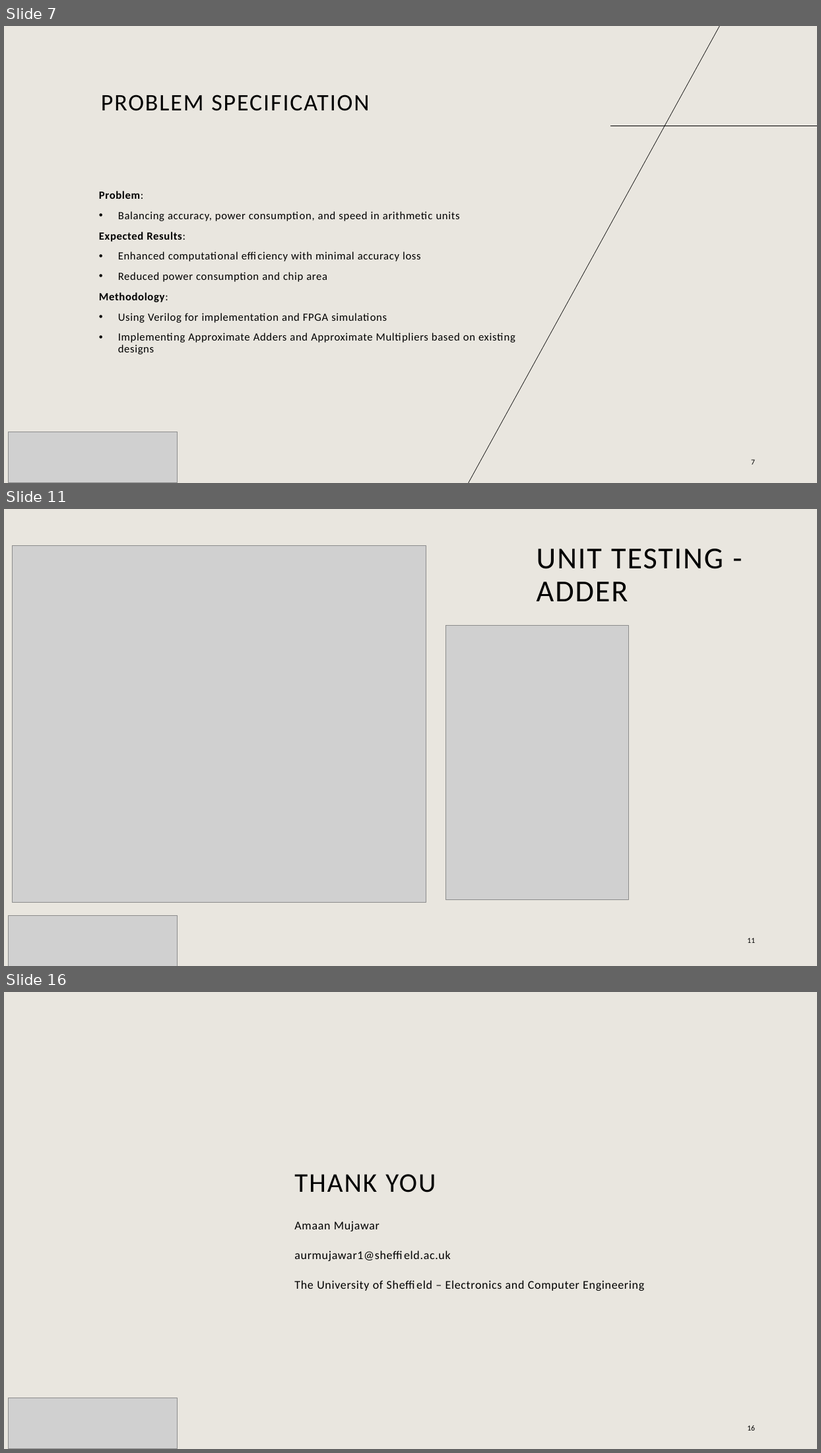
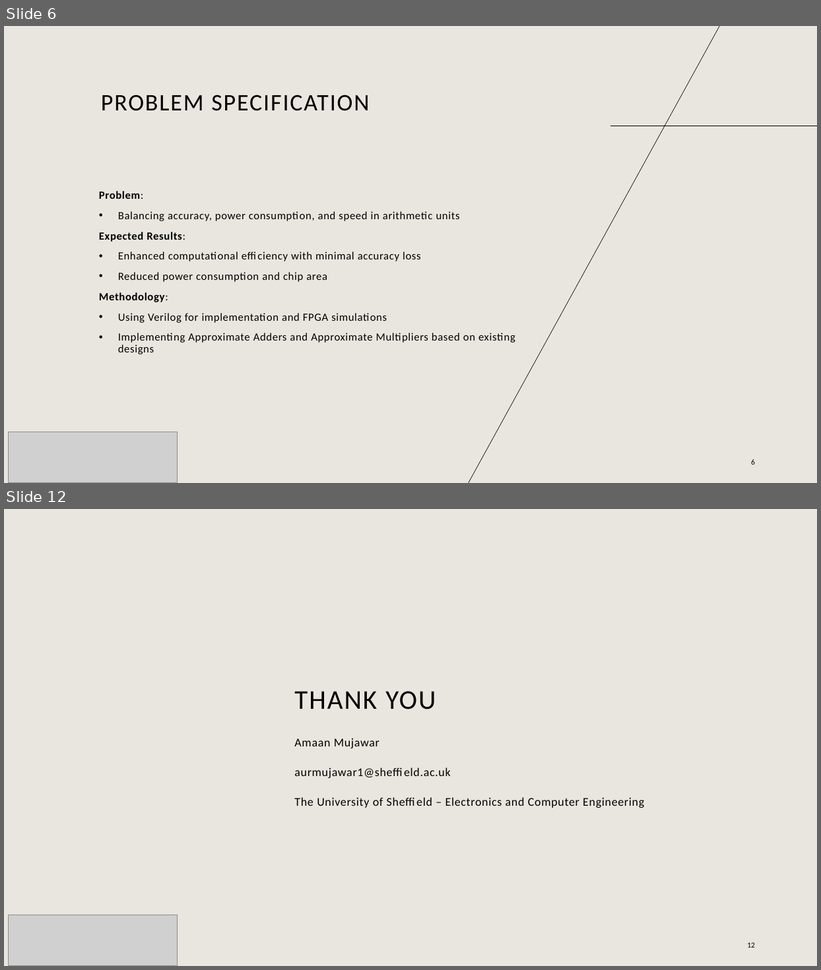
Before and after one commit to AmaanMujawar/EEE381_IIP-Hardware-Accelerator-for-RISCV-Processor, a slide deck: Documents/Public Engagement/PublicEngagementActivity.pptx. Shown one above the other, each under a label of ours: slides 7, 11 and 16 before the commit, slides 6 and 12 after it; the slides between them are not shown. The pictures are 821x1453 and 821x970 pixels, drawn with LibreOffice and Linux fonts; fonts in the diff are those of the drawing; grey boxes stand for pictures; background and template pictures are left out. Boxes give left, top, right and bottom in pixels: in the first picture for what was removed or moved away, otherwise in the second. Text is boxed around its words. In the diff, an @@ line names an element or a change of style, - is before the commit and + after.

```diff
--- a/Documents/Public Engagement/PublicEngagementActivity.pptx
+++ b/Documents/Public Engagement/PublicEngagementActivity.pptx
@@ slide 11 removed at <box>4,509,817,966</box>, background #E9E6DF @@
@@ picture removed at <box>12,545,426,903</box> @@
@@ title removed at <box>537,549,723,601</box> @@
-UNIT TESTING - ADDER
@@ picture removed at <box>446,626,628,900</box> @@
@@ picture removed at <box>8,916,177,966</box> @@
@@ page number removed at <box>747,938,755,943</box> @@
-11
@@ what was slide 7 is now slide 6 @@
@@ page number at <box>751,460,755,465</box>: text changed @@
-7
+6
@@ what was slide 16 is now slide 12 @@
@@ page number at <box>747,943,755,948</box>: text changed @@
-16
+12
```
Also in this commit, not shown: 4 slides changed, 3 other slides removed.
